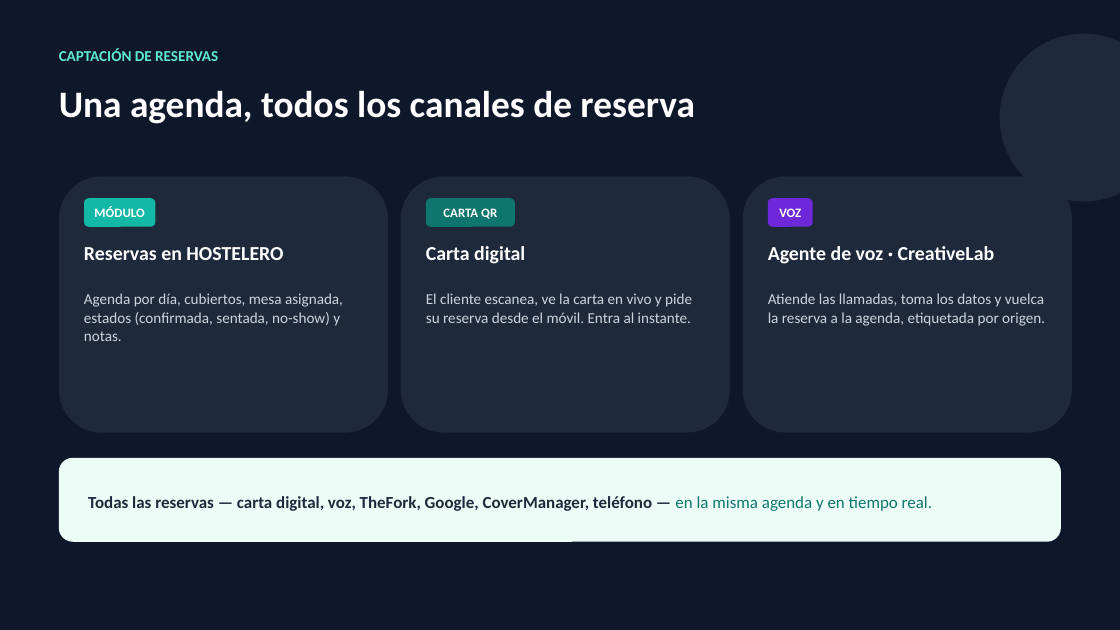
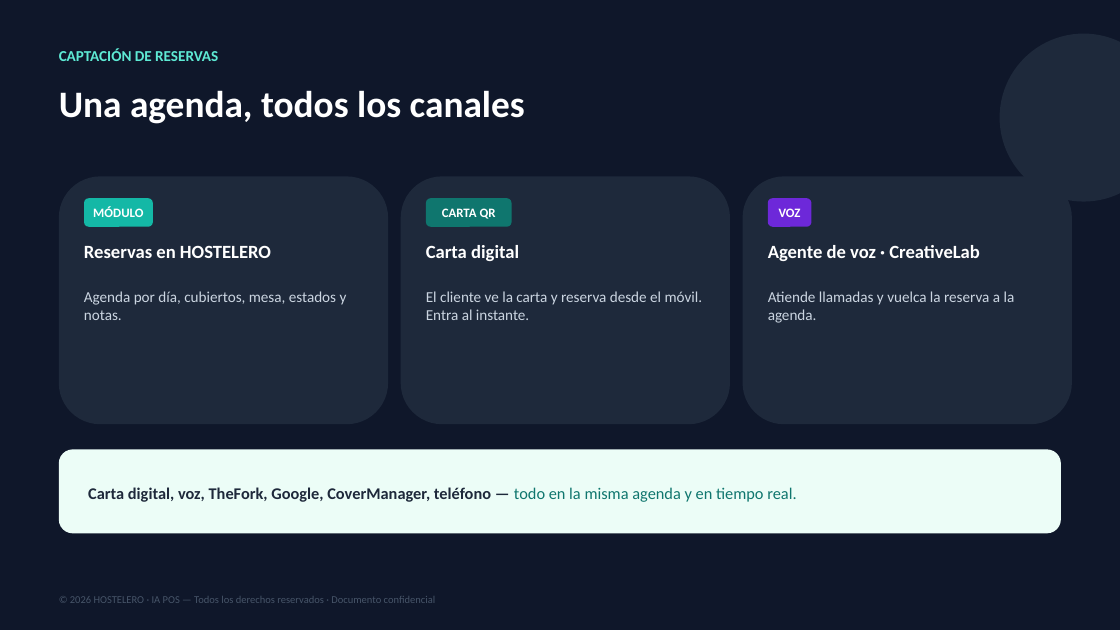
Before and after one commit to joanserramiret/HOSTELERO, a slide deck: slide 11 of HOSTELERO-Presentacion.pptx (slide 9 before the commit). Drawn at 1120x630 pixels with LibreOffice and Linux fonts; fonts in the diff are those of the drawing. Boxes give left, top, right and bottom in pixels: in the first picture for what was removed or moved away, otherwise in the second. Text is boxed around its words. In the diff, an @@ line names an element or a change of style, - is before the commit and + after.

Commit message:
HOSTELERO IA

```diff
--- a/HOSTELERO-Presentacion.pptx
+++ b/HOSTELERO-Presentacion.pptx
@@ text at [59,90,525,124]: text changed @@
-Una agenda, todos los canales de reserva
+Una agenda, todos los canales
@@ rounded rectangle: place and size @@
-rounded rectangle at [59,176,388,433]
+rounded rectangle at [59,176,388,424]
@@ rounded rectangle: place and size @@
-rounded rectangle at [401,176,730,433]
+rounded rectangle at [401,176,730,424]
@@ rounded rectangle: place and size @@
-rounded rectangle at [743,176,1072,433]
+rounded rectangle at [743,176,1072,424]
@@ size 17 to 16 pt in 3 elements at [84,245,271,258], [426,245,519,261], [768,245,980,261] @@
@@ text at [84,291,347,320]: text changed @@
-Agenda por día, cubiertos, mesa asignada, estados (confirmada, sentada, no-show) y notas.
+Agenda por día, cubiertos, mesa, estados y notas.
@@ text at [426,291,703,320]: text changed @@
-El cliente escanea, ve la carta en vivo y pide su reserva desde el móvil. Entra al instante.
+El cliente ve la carta y reserva desde el móvil. Entra al instante.
@@ text at [768,291,1015,323]: text changed @@
-Atiende las llamadas, toma los datos y vuelca la reserva a la agenda, etiquetada por origen.
+Atiende llamadas y vuelca la reserva a la agenda.
@@ rounded rectangle: place and size @@
-rounded rectangle at [59,458,1061,542]
+rounded rectangle at [59,450,1061,534]
@@ text at [88,487,796,502]: text changed; size 14.5 to 14 pt @@
-Todas las reservas — carta digital, voz, TheFork, Google, CoverManager, teléfono — en la misma agenda y en tiempo real.
+Carta digital, voz, TheFork, Google, CoverManager, teléfono — todo en la misma agenda y en tiempo real.
@@ text added at [70,596,435,603], 9 pt, text #475569 @@
+© 2026 HOSTELERO · IA POS — Todos los derechos reservados · Documento confidencial
```
Also in this commit, not shown: 7 other slides changed, 5 slides added, 3 slides removed, 17 other files.
